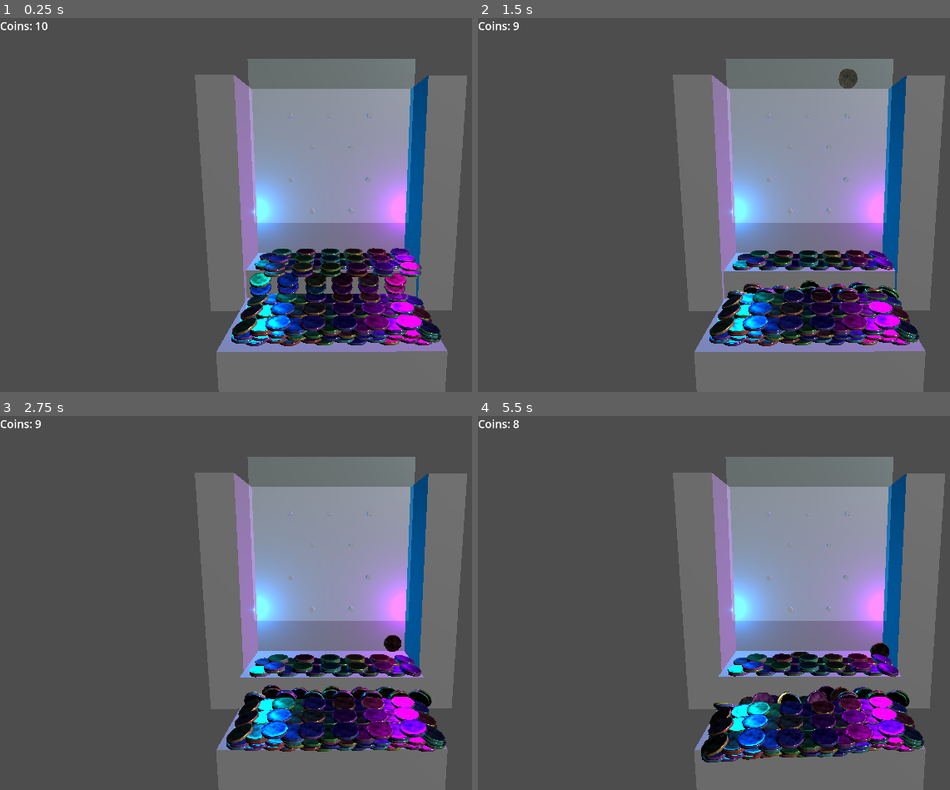
Above: before the commit, frames 1-4 (two rows, left to right).
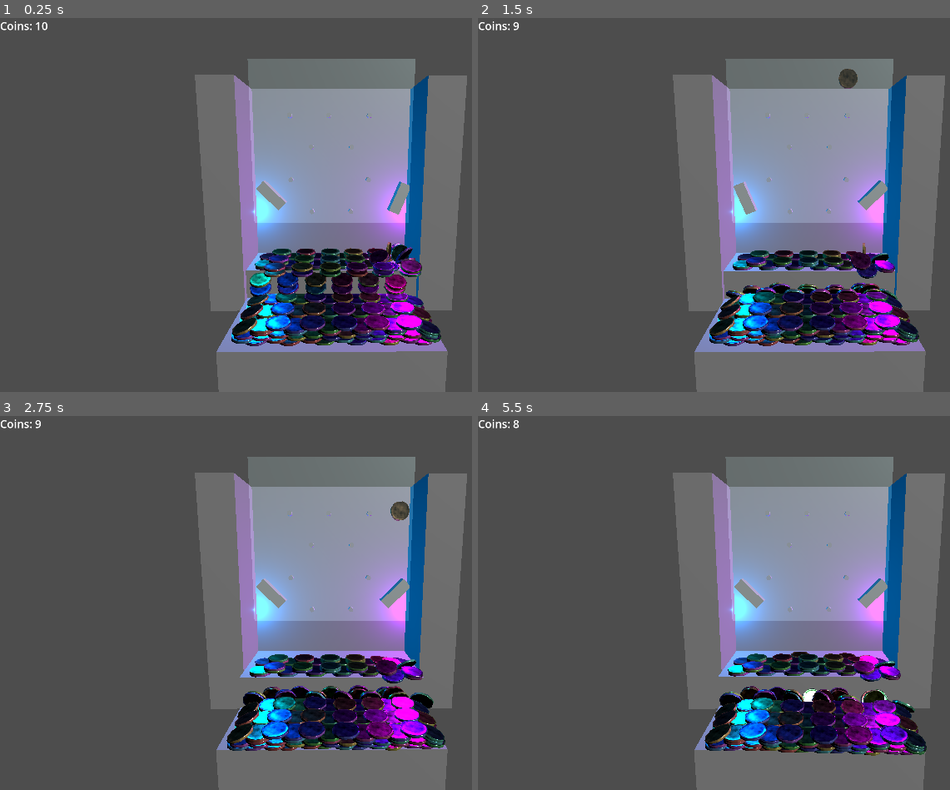
Above: after the commit, the same moments.

Repository: Samiser/coin-pusher
Game: Godot game, scene res://main.tscn
Two runs of this game, one before a commit and one after it. Both use one fixed random seed, a clock stepped at 60 frames per second and the inputs below.
Inputs:
- Up to frame 1 (0.25 s): no input
- Up to frame 2 (1.5 s): tap F (flip, bound only after the commit) at 0.6 s; tap Space (drop) at 1.35 s
- Up to frame 3 (2.75 s): tap F (flip, bound only after the commit) at 1.55, 2.1 s
- Up to frame 4 (5.5 s): tap F (flip, bound only after the commit) at 2.85, 3.8, 4.35, 5.1 s; tap Space (drop) at 3.6 s

The runs differ from the first frame. In frame 1, 1.1% of the frame differs, in the area x 54-90%, y 43-73%; in frame 2, 2.1%; in frame 3, 3.4%; in frame 4, 6.9%, in the area x 47-96%, y 43-93%.

Commit message:
FLIPPERS

Diff:
--- /dev/null
+++ b/Objects/Flipper/Flipper.tscn
@@ -0,0 +1,26 @@
+[gd_scene load_steps=5 format=3 uid="uid://i72rao7q5t74"]
+
+[ext_resource type="Script" uid="uid://bbmff7ajsrcl0" path="res://Objects/Flipper/flipper.gd" id="1_m8m2f"]
+
+[sub_resource type="PhysicsMaterial" id="PhysicsMaterial_m8m2f"]
+friction = 0.5
+
+[sub_resource type="BoxShape3D" id="BoxShape3D_ls7b3"]
+size = Vector3(0.213501, 0.0812989, 0.0955201)
+
+[sub_resource type="BoxMesh" id="BoxMesh_lbvxh"]
+
+[node name="Flipper" type="Node3D"]
+script = ExtResource("1_m8m2f")
+
+[node name="AnimatedRigidBody3D" type="AnimatableBody3D" parent="."]
+transform = Transform3D(0.707107, -0.707107, 0, 0.707107, 0.707107, 0, 0, 0, 1, 0, 0, 0)
+physics_material_override = SubResource("PhysicsMaterial_m8m2f")
+
+[node name="CollisionShape3D" type="CollisionShape3D" parent="AnimatedRigidBody3D"]
+transform = Transform3D(1, 0, 0, 0, 1, 0, 0, 0, 1, -0.0832242, -0.00136422, 0)
+shape = SubResource("BoxShape3D_ls7b3")
+
+[node name="MeshInstance3D" type="MeshInstance3D" parent="AnimatedRigidBody3D/CollisionShape3D"]
+transform = Transform3D(0.2, 0, 0, 0, 0.069, 0, 0, 0, 0.079, 0, 0, 0)
+mesh = SubResource("BoxMesh_lbvxh")
--- /dev/null
+++ b/Objects/Flipper/flipper.gd
@@ -0,0 +1,17 @@
+extends Node3D
+
+@onready var flipper_body := $AnimatedRigidBody3D
+var flip_speed := 24
+var flipping := false
+
+func _process(delta: float) -> void:
+	if Input.is_action_just_pressed("flip") && !flipping:
+		flipping = true;
+
+	if flipping:
+		flipper_body.rotate_z(-flip_speed * delta)
+		if(flipper_body.rotation_degrees.z < -20):
+			flipping = false
+	else:
+		if(flipper_body.rotation_degrees.z < 45):
+			flipper_body.rotate_z(flip_speed * delta)
--- a/main.tscn
+++ b/main.tscn
@@ -1,8 +1,9 @@
-[gd_scene load_steps=4 format=3 uid="uid://dhljcf5oo4jun"]
+[gd_scene load_steps=5 format=3 uid="uid://dhljcf5oo4jun"]
 
 [ext_resource type="PackedScene" uid="uid://b5hauakq4adel" path="res://Objects/Machines/FirstMachine/machine.tscn" id="1_0xm2m"]
 [ext_resource type="Script" uid="uid://0dov62wq86il" path="res://main.gd" id="1_h2yge"]
 [ext_resource type="PackedScene" uid="uid://dwdc85om4xhvs" path="res://Objects/Coin/coin.tscn" id="2_h2yge"]
+[ext_resource type="PackedScene" uid="uid://i72rao7q5t74" path="res://Objects/Flipper/Flipper.tscn" id="4_1bvp3"]
 
 [node name="Main" type="Node3D"]
 script = ExtResource("1_h2yge")
@@ -22,3 +23,9 @@
 transform = Transform3D(0.999981, 0.0010102, -0.00606637, 0, 0.986417, 0.164263, 0.0061499, -0.16426, 0.986398, -0.00582998, 0.688291, 1.65123)
 current = true
 fov = 61.1
+
+[node name="Flipper" parent="." instance=ExtResource("4_1bvp3")]
+transform = Transform3D(1, 0, 0, 0, 1, 0, 0, 0, 1, 0.471755, 0.471846, -0.402899)
+
+[node name="Flipper2" parent="." instance=ExtResource("4_1bvp3")]
+transform = Transform3D(-1, 0, -1.19209e-07, 0, 1, 0, 1.19209e-07, 0, -1, -0.446702, 0.471846, -0.402899)
--- a/project.godot
+++ b/project.godot
@@ -32,6 +32,11 @@
 , Object(InputEventMouseButton,"resource_local_to_scene":false,"resource_name":"","device":-1,"window_id":0,"alt_presse …(244 unchanged characters)…
 ]
 }
+flip={
+"deadzone": 0.2,
+"events": [Object(InputEventKey,"resource_local_to_scene":false,"resource_name":"","device":-1,"window_id":0,"alt_pressed":false,"shift_pressed":false,"ctrl_pressed":false,"meta_pressed":false,"pressed":false,"keycode":0,"physical_keycode":70,"key_label":0,"unicode":102,"location":0,"echo":false,"script":null)
+]
+}
 
 [physics]
 
Not shown, added: Objects/Flipper/flipper.gd.uid
